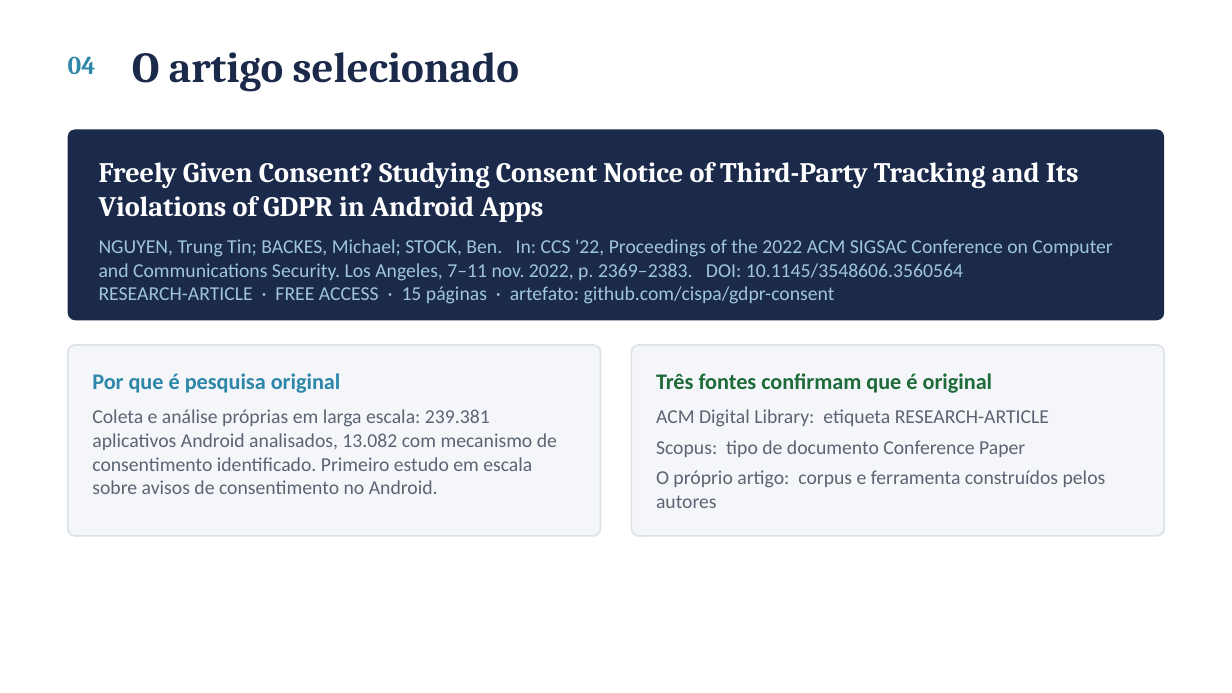
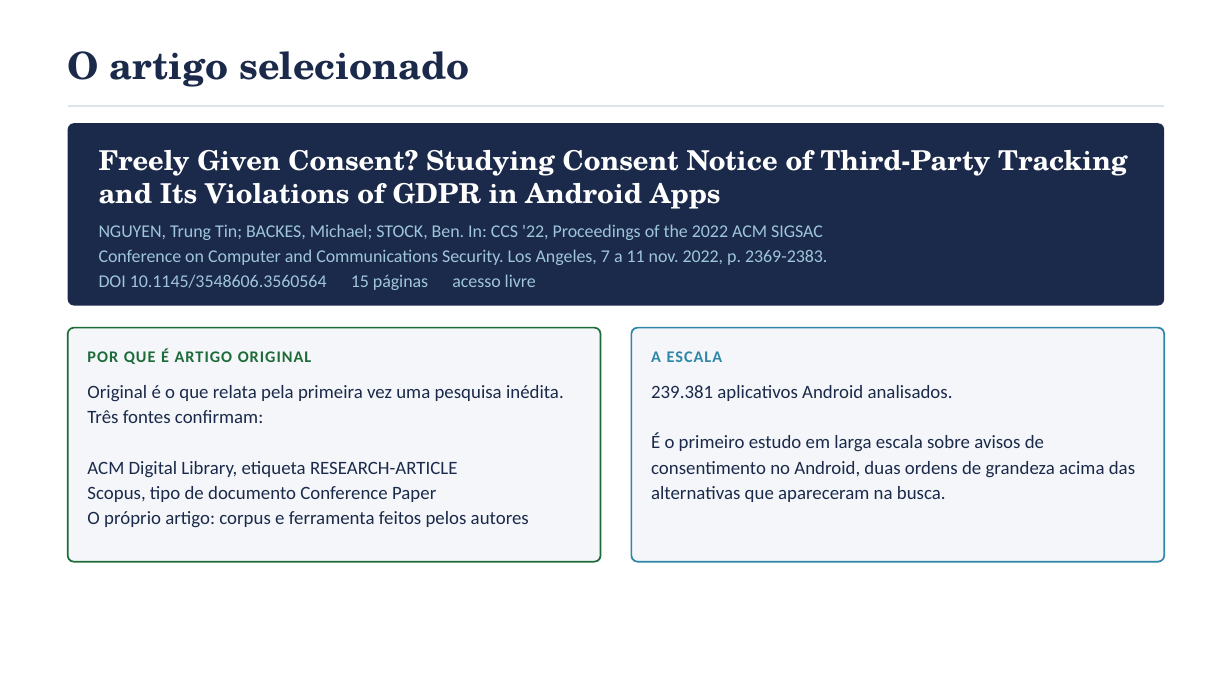
Before and after one commit to ClaudioAMF1/TCC, a slide deck: slide 3 of seminario/seminario-analise-de-artigo.pptx (slide 5 before the commit). Drawn at 1232x693 pixels with LibreOffice and Linux fonts; fonts in the diff are those of the drawing. Boxes give left, top, right and bottom in pixels: in the first picture for what was removed or moved away, otherwise in the second. Text is boxed around its words. In the diff, an @@ line names an element or a change of style, - is before the commit and + after.

```diff
--- a/seminario/seminario-analise-de-artigo.pptx
+++ b/seminario/seminario-analise-de-artigo.pptx
@@ text "O artigo selecionado": place and size @@
-text "O artigo selecionado" at (132, 52, 519, 92)
+text "O artigo selecionado" at (68, 51, 470, 87)
@@ text "O artigo selecionado" at (68, 51, 470, 87): size 25 to 22 pt, font Cambria to TeX Gyre Schola @@
@@ text removed at (68, 56, 96, 74) @@
-04
@@ line added from (68, 106) to (1164, 106), #DDE3EA 1 pt @@
@@ rounded rectangle: place and size @@
-rounded rectangle at (68, 129, 1164, 320)
+rounded rectangle at (68, 123, 1164, 306)
@@ rounded rectangle at (68, 123, 1164, 306): proportions changed @@
@@ text "Freely Given Consent? Studying Consent ...": place and size @@
-text "Freely Given Consent? Studying Consent ..." at (99, 162, 1079, 222)
+text "Freely Given Consent? Studying Consent ..." at (99, 150, 1127, 209)
@@ text "Freely Given Consent? Studying Consent ..." at (99, 150, 1127, 209): size 16.5 to 16 pt, font Cambria to TeX Gyre Schola @@
@@ text at (99, 224, 827, 290): text changed; size 11.5 to 10.5 pt @@
-NGUYEN, Trung Tin; BACKES, Michael; STOCK, Ben. In: CCS '22, Proceedings of the 2022 ACM SIGSAC Conference on Computer and Communications Security. Los Angeles, 7–11 nov. 2022, p. 2369–2383. DOI: 10.1145/3548606.3560564
-RESEARCH-ARTICLE · FREE ACCESS · 15 páginas · artefato: github.com/cispa/gdpr-consent
+NGUYEN, Trung Tin; BACKES, Michael; STOCK, Ben. In: CCS '22, Proceedings of the 2022 ACM SIGSAC
+Conference on Computer and Communications Security. Los Angeles, 7 a 11 nov. 2022, p. 2369-2383.
+DOI 10.1145/3548606.3560564 15 páginas acesso livre
@@ rounded rectangle: place and size @@
-rounded rectangle at (68, 345, 601, 536)
+rounded rectangle at (68, 328, 601, 562)
@@ rounded rectangle at (68, 328, 601, 562): outline #DDE3EA 1 pt to #1E6B3A 1 pt; proportions changed @@
@@ rounded rectangle: place and size @@
-rounded rectangle at (631, 345, 1164, 536)
+rounded rectangle at (631, 328, 1164, 562)
@@ rounded rectangle at (631, 328, 1164, 562): outline #DDE3EA 1 pt to #2E86A8 1 pt; proportions changed @@
@@ text at (87, 349, 311, 364): text changed; size 13 to 9.5 pt; text colour #2E86A8 to #1E6B3A @@
-Por que é pesquisa original
+POR QUE É ARTIGO ORIGINAL
@@ text added at (651, 351, 723, 362), 9.5 pt, text #2E86A8, bold @@
+A ESCALA
@@ text at (87, 385, 564, 528): text changed; size 11.5 to 11 pt; text colour #5A6472 to #1B2A4A @@
-ACM Digital Library: etiqueta RESEARCH-ARTICLE
-Scopus: tipo de documento Conference Paper
-O próprio artigo: corpus e ferramenta construídos pelos autores
+Original é o que relata pela primeira vez uma pesquisa inédita. Três fontes confirmam:
+ACM Digital Library, etiqueta RESEARCH-ARTICLE
+Scopus, tipo de documento Conference Paper
+O próprio artigo: corpus e ferramenta feitos pelos autores
@@ text added at (651, 385, 1135, 502), 11 pt, text #1B2A4A @@
+239.381 aplicativos Android analisados.
+É o primeiro estudo em larga escala sobre avisos de consentimento no Android, duas ordens de grandeza acima das alternativas que apareceram na busca.
@@ text removed at (656, 373, 993, 393) @@
-Três fontes confirmam que é original
@@ text removed at (92, 409, 557, 494) @@
-Coleta e análise próprias em larga escala: 239.381 aplicativos Android analisados, 13.082 com mecanismo de consentimento identificado. Primeiro estudo em escala sobre avisos de consentimento no Android.
```
Also in this commit, not shown: 12 slides added, 15 slides removed, 6 other files.
